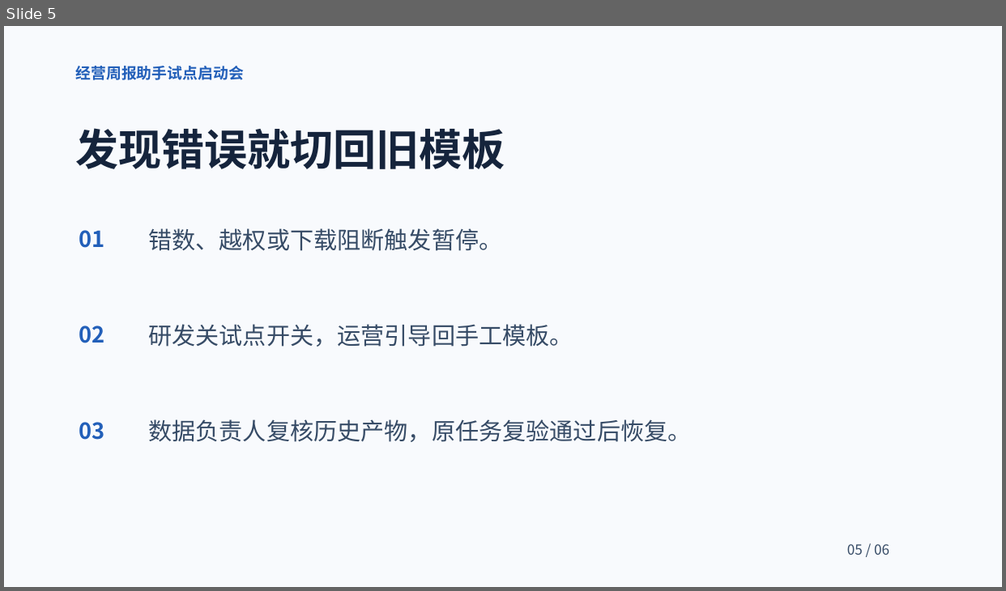
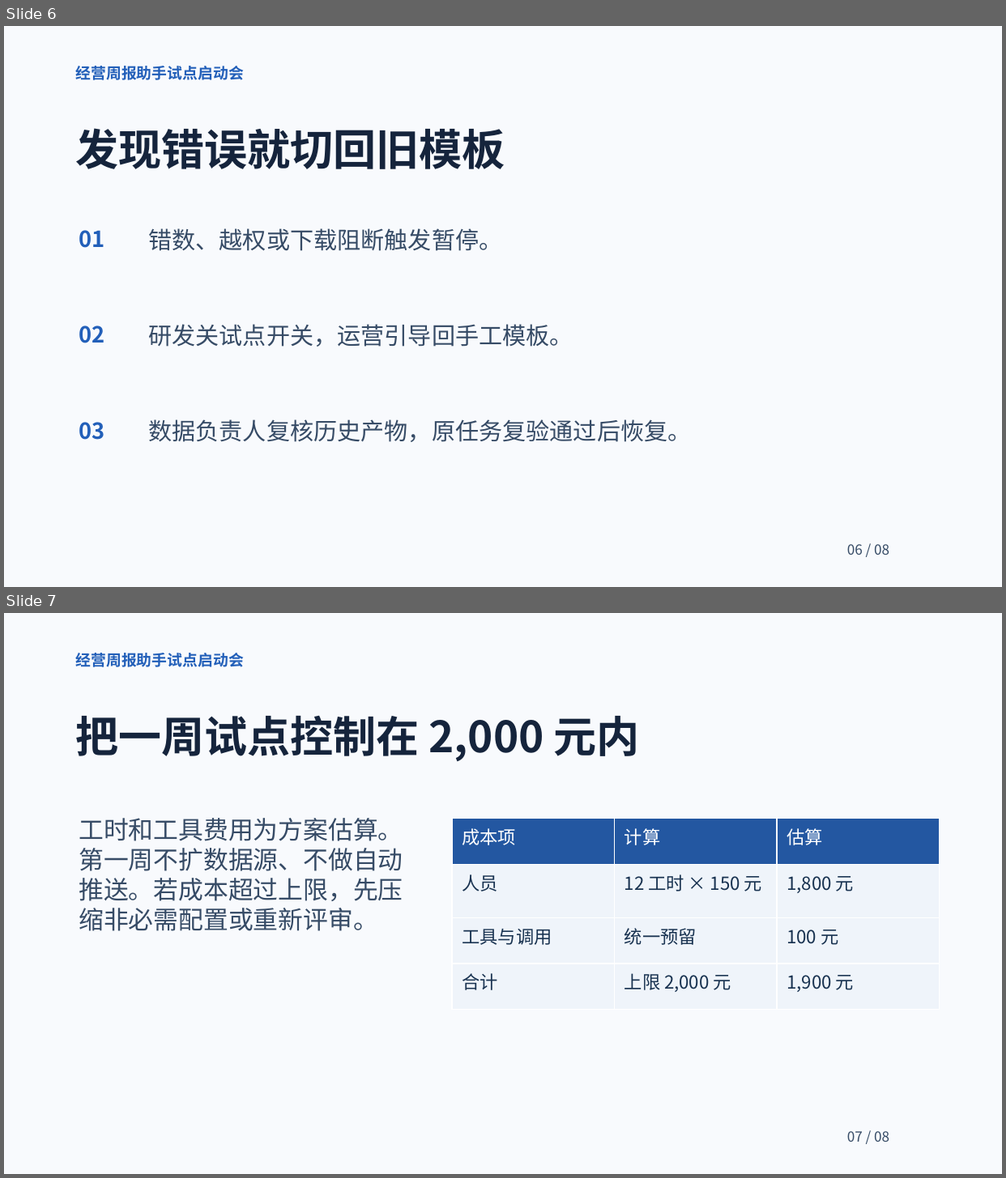
Before and after one commit to JiaruiWang13/ai-work-platform, a slide deck: dist/assets/deliverables/launch-brief.pptx. Shown one above the other, each under a label of ours: slide 5 before the commit, slides 6 and 7 after it. The pictures are 1006x591 and 1006x1178 pixels, drawn with LibreOffice and Linux fonts; fonts in the diff are those of the drawing. Boxes give left, top, right and bottom in pixels: in the first picture for what was removed or moved away, otherwise in the second. Text is boxed around its words. In the diff, an @@ line names an element or a change of style, - is before the commit and + after.

```diff
--- a/dist/assets/deliverables/launch-brief.pptx
+++ b/dist/assets/deliverables/launch-brief.pptx
@@ slide 7 added at bbox=[4, 613, 1002, 1174], background #F8FAFD @@
@@ text added at bbox=[75, 653, 243, 667], 11 pt, text #225FB9, bold @@
+经营周报助手试点启动会
@@ text added at bbox=[75, 715, 640, 761], 31 pt, text #15243C, bold @@
+把一周试点控制在 2,000 元内
@@ text added at bbox=[79, 818, 403, 931], 18 pt, text #364B66 @@
+工时和工具费用为方案估算。第一周不扩数据源、不做自动推送。若成本超过上限，先压缩非必需配置或重新评审。
@@ table added at bbox=[452, 819, 940, 1002], 4 rows, 3 columns @@
+成本项 | 计算 | 估算
+人员 | 12 工时 × 150 元 | 1,800 元
+工具与调用 | 统一预留 | 100 元
+合计 | 上限 2,000 元 | 1,900 元
@@ text added at bbox=[847, 1131, 889, 1142], 10 pt, text #364B66 @@
+07 / 08
@@ what was slide 5 is now slide 6 @@
@@ slide 6 changed as well @@
@@ text at bbox=[847, 544, 889, 555]: text changed @@
-05 / 06
+06 / 08
```
Also in this commit, not shown: 5 other slides changed, 1 other slide added, 5 other files.
